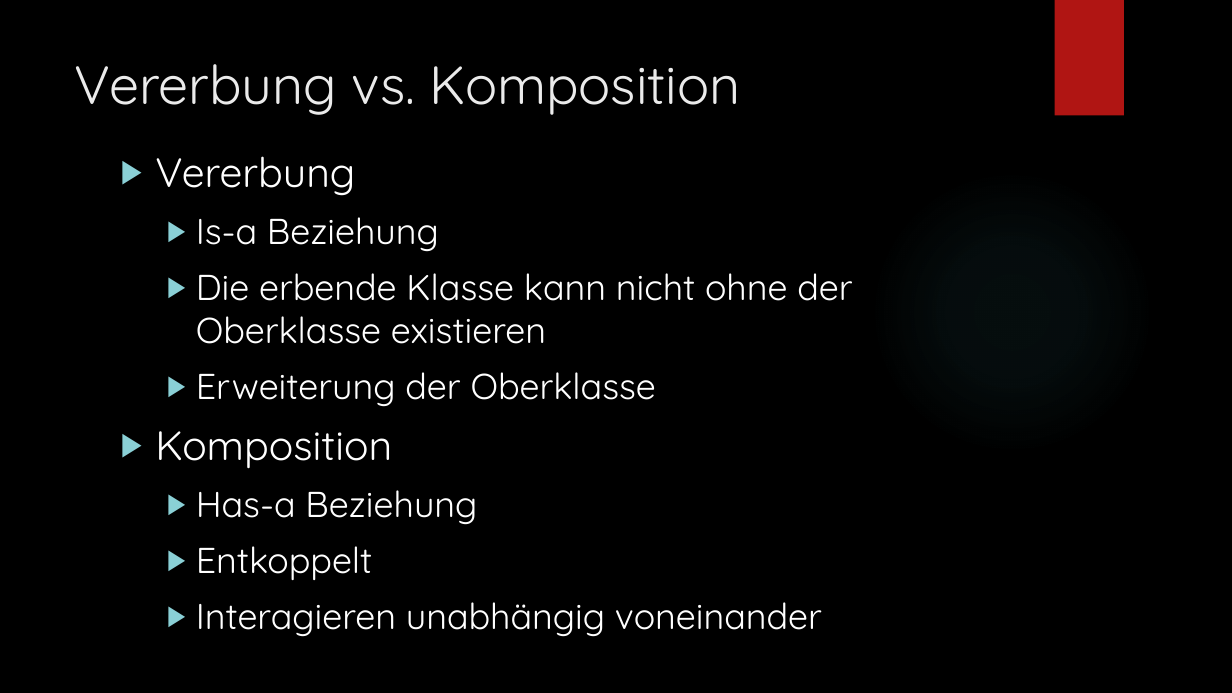
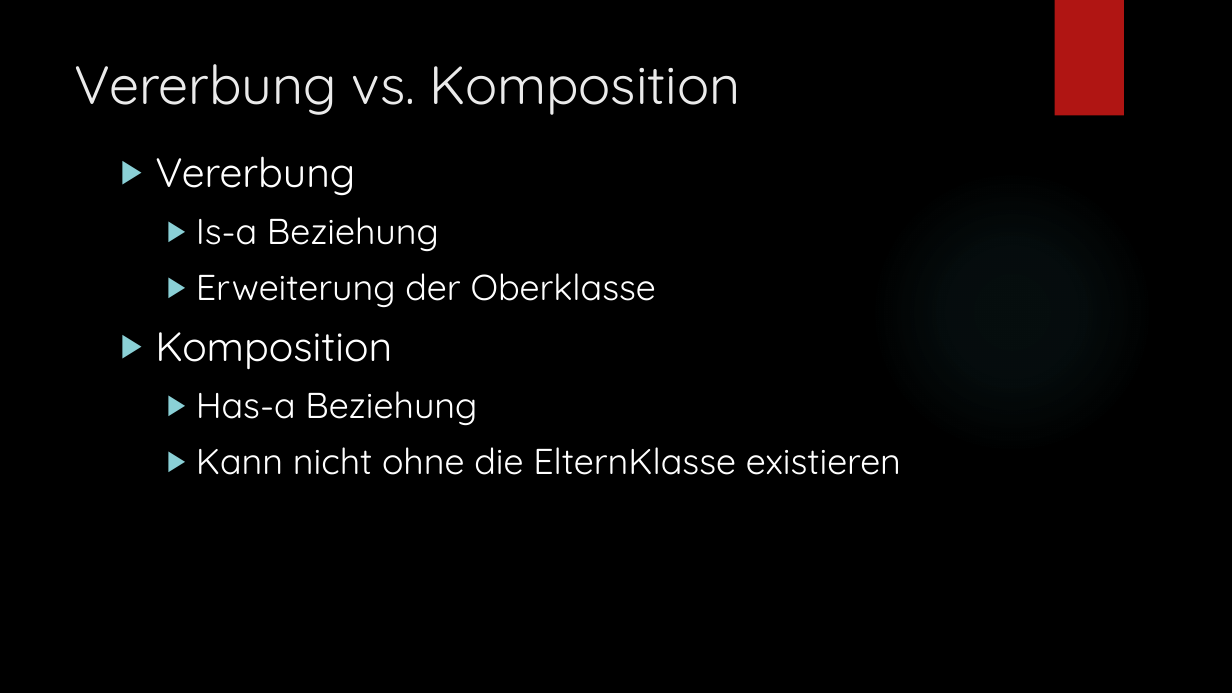
Before and after one commit to leoggehrer/1920_78ABIF, a slide deck: slide 11 of Inheritence&ObserverPattern.pptx. Drawn at 1232x693 pixels with LibreOffice and Linux fonts; fonts in the diff are those of the drawing; background and template pictures are left out. Boxes give left, top, right and bottom in pixels: in the first picture for what was removed or moved away, otherwise in the second. Text is boxed around its words. In the diff, an @@ line names an element or a change of style, - is before the commit and + after.

```diff
--- a/Inheritence&ObserverPattern.pptx
+++ b/Inheritence&ObserverPattern.pptx
@@ text at (196,273,852,344): paragraph removed @@
-  ▶ Die erbende Klasse kann nicht ohne der Oberklasse existieren
@@ text at (196,447,901,475): text changed @@
-  ▶ Entkoppelt
-  ▶ Interagieren unabhängig voneinander
+  ▶ Kann nicht ohne die ElternKlasse existieren
```
Also in this commit, not shown: 1 other slide changed.
